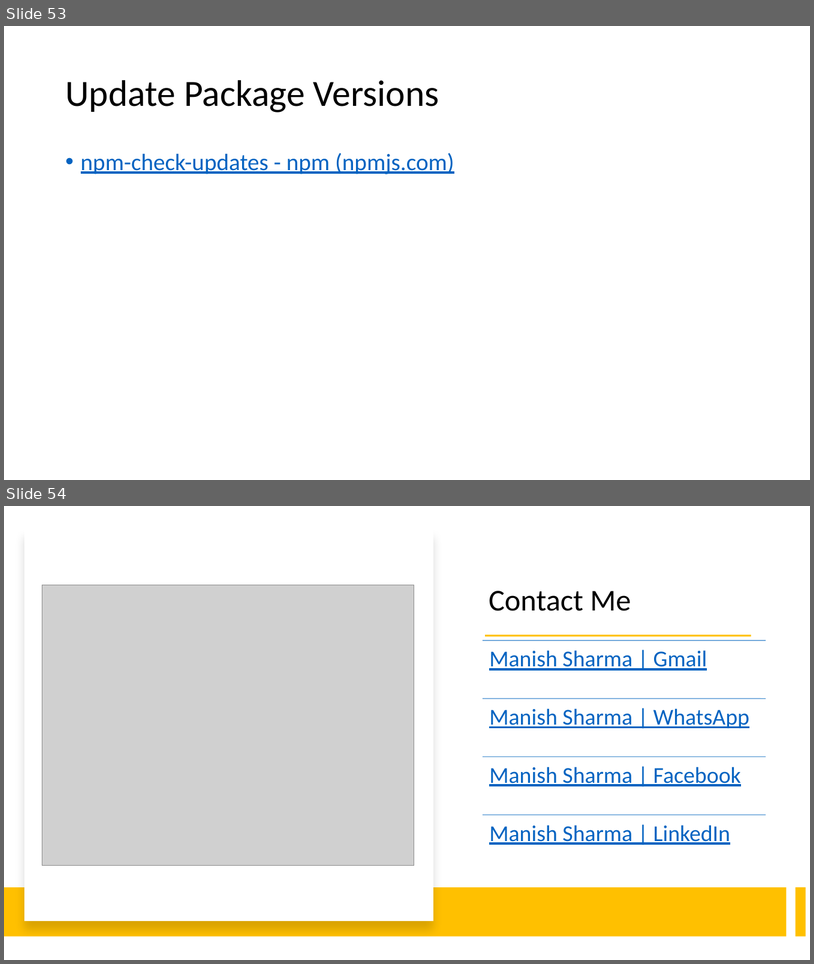
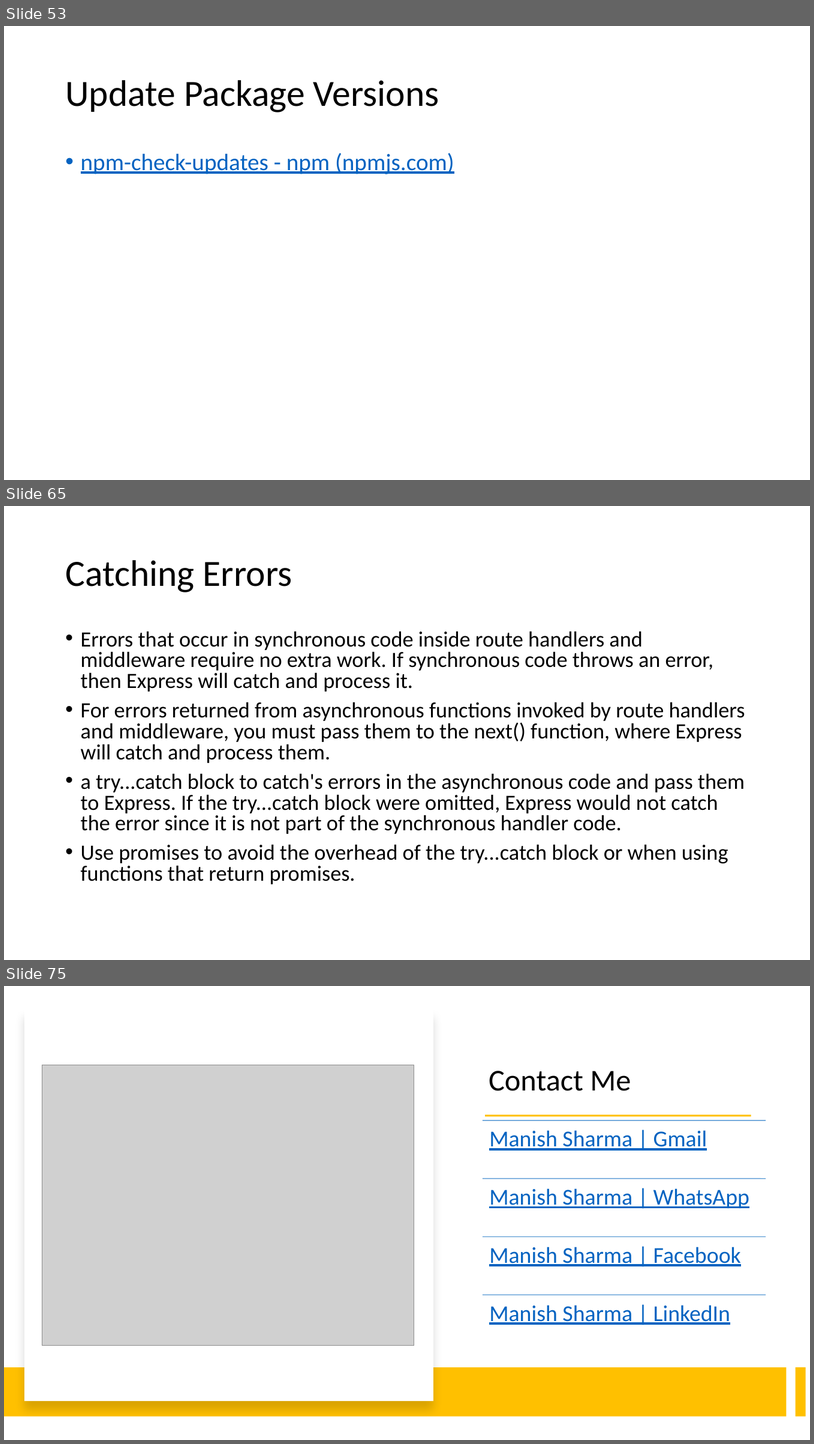
Before and after one commit to explore-with-manish/im-jan24, a slide deck: Node/Notes/Node.pptx. Shown one above the other, each under a label of ours: slides 53 and 54 before the commit, slides 53, 65 and 75 after it; the slides between them are not shown. The pictures are 814x964 and 814x1444 pixels, drawn with LibreOffice and Linux fonts; fonts in the diff are those of the drawing; grey boxes stand for pictures. Boxes give left, top, right and bottom in pixels: in the first picture for what was removed or moved away, otherwise in the second. Text is boxed around its words. In the diff, an @@ line names an element or a change of style, - is before the commit and + after.

```diff
--- a/Node/Notes/Node.pptx
+++ b/Node/Notes/Node.pptx
@@ slide 65 added at [4, 506, 810, 960], background #FFFFFF @@
@@ title added at [65, 560, 293, 592], 44 pt, text #000000 @@
+Catching Errors
@@ text added at [81, 631, 746, 884], 25.9 pt, text #000000 @@
+• Errors that occur in synchronous code inside route handlers and middleware require no extra work. If synchronous code throws an error, then Express will catch and process it.
+• For errors returned from asynchronous functions invoked by route handlers and middleware, you must pass them to the next() function, where Express will catch and process them.
+• a try...catch block to catch's errors in the asynchronous code and pass them to Express. If the try...catch block were omitted, Express would not catch the error since it is not part of the synchronous handler code.
+• Use promises to avoid the overhead of the try...catch block or when using functions that return promises.
@@ what was slide 54 is now slide 75 @@
```
Also in this commit, not shown: 20 other slides added, 45 other files.
